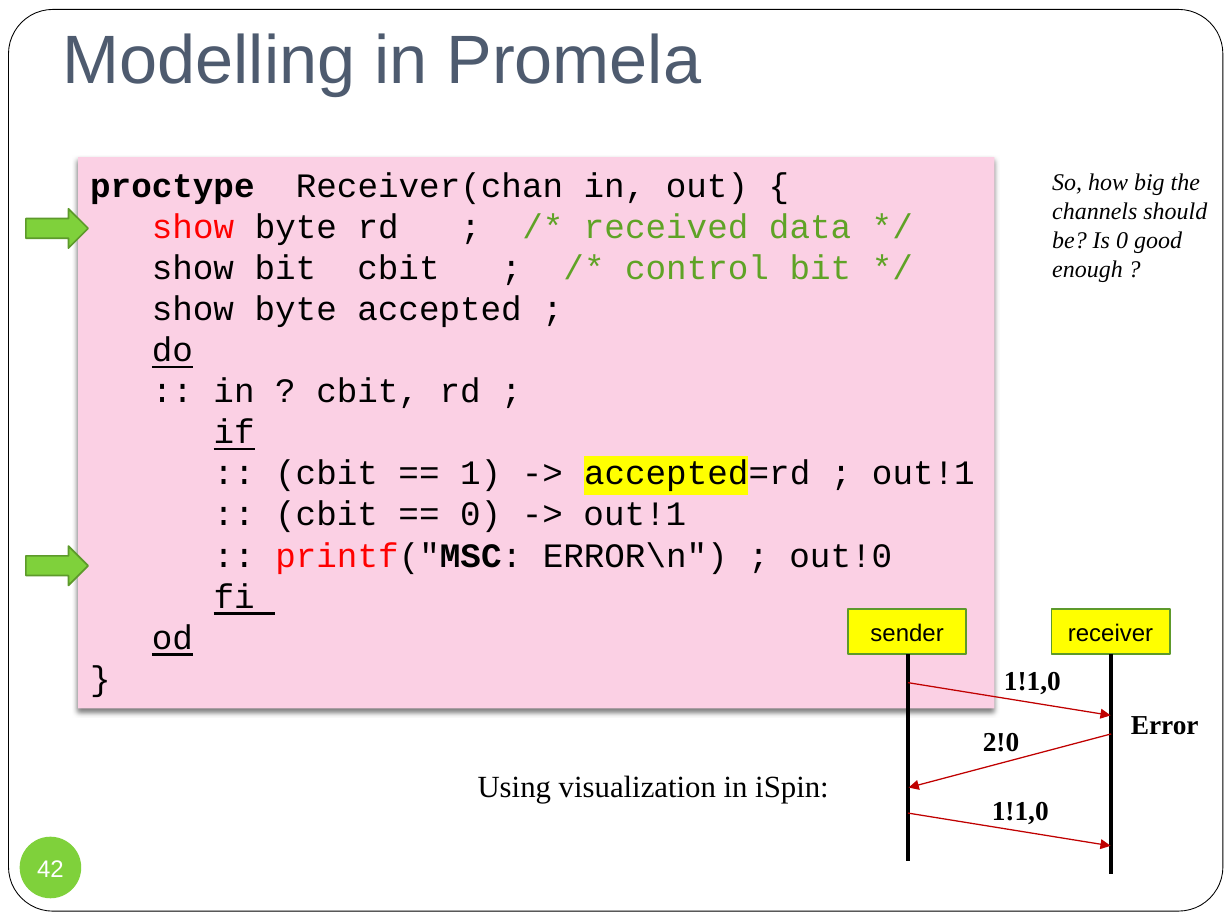
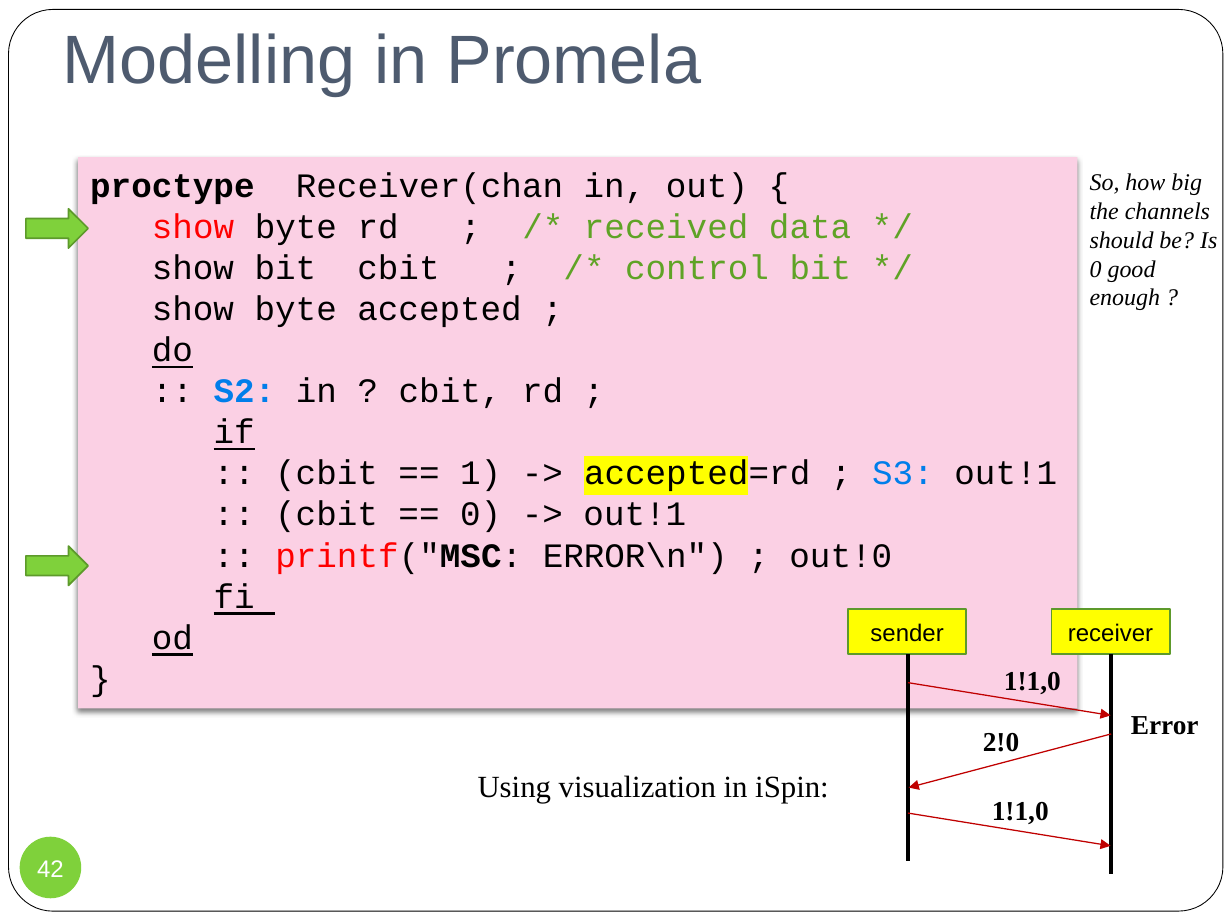
Before and after one commit to wooshrow/infopv, a slide deck: slide 42 of slides/PV_spin1.pptx. Drawn at 1232x924 pixels with LibreOffice and Linux fonts; fonts in the diff are those of the drawing. Boxes give left, top, right and bottom in pixels: in the first picture for what was removed or moved away, otherwise in the second. Text is boxed around its words. In the diff, an @@ line names an element or a change of style, - is before the commit and + after.

```diff
--- a/slides/PV_spin1.pptx
+++ b/slides/PV_spin1.pptx
@@ rectangle "proctype Receiver(chan in, out) {": place and size @@
-rectangle "proctype Receiver(chan in, out) {" at [78,156,994,708]
+rectangle "proctype Receiver(chan in, out) {" at [78,156,1077,708]
@@ text "So, how big the channels ..." rewrapped from [1052,173,1207,282] to [1090,173,1217,310] @@
@@ text in rectangle at [214,377,563,408]: text changed @@
-:: in ? cbit, rd ;
+:: S2: in ? cbit, rd ;
@@ text in rectangle at [275,459,1057,494]: text changed @@
-:: (cbit == 1) -> accepted=rd ; out!1
+:: (cbit == 1) -> accepted=rd ; S3: out!1
```
Also in this commit, not shown: 2 other slides changed, 4 other files.
